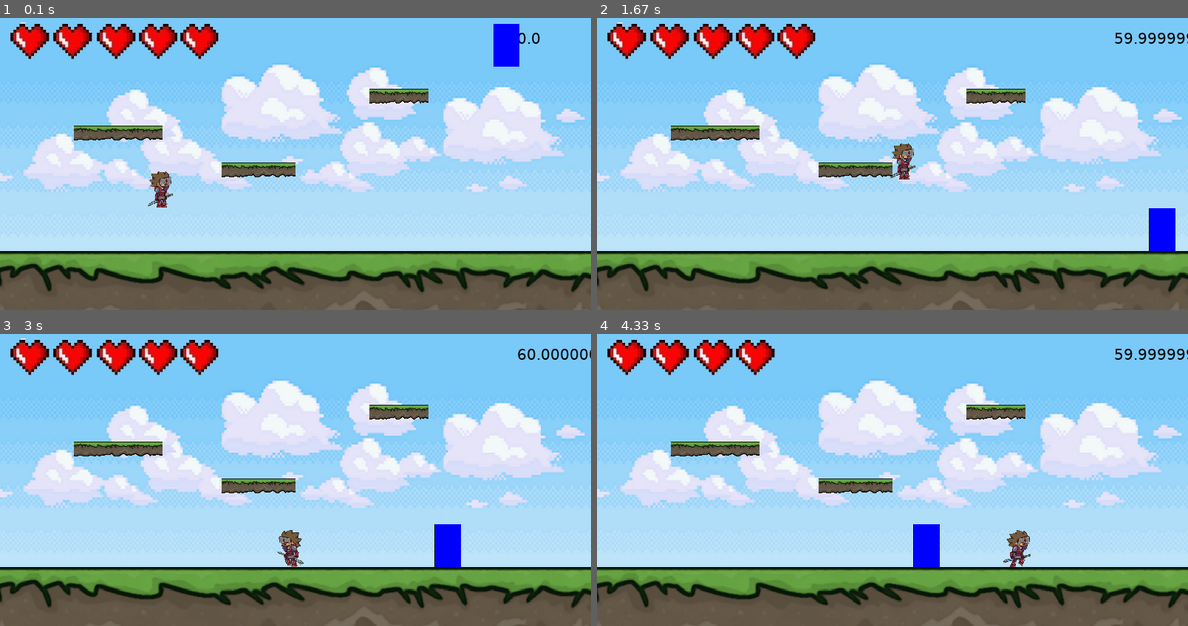
Above: before the commit, frames 1-4 (two rows, left to right).
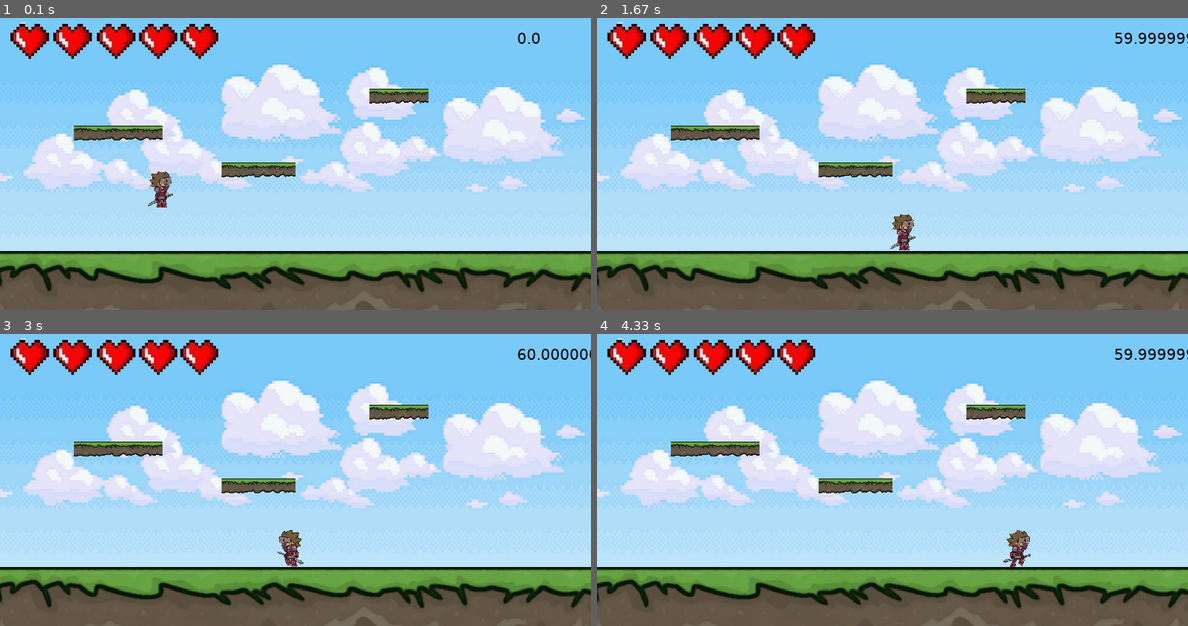
Above: after the commit, the same moments.

Repository: taekoJH/pygame_project
Game: pygame game, started from Game.py
Same seed, same stepped clock (60 frames per second), same inputs: the game is played once before the commit and once after it.
Inputs:
- Up to frame 1 (0.1 s): no input
- Up to frame 2 (1.67 s): hold Enter 0.33-0.8 s; hold Right 0.33-0.8 s; tap Space at 0.83 s; hold Right 1.17-1.63 s
- Up to frame 3 (3 s): hold Right 1.67-2.13 s; hold Left 2.17-2.7 s; hold Left from 2.73 s (still down)
- Up to frame 4 (4.33 s): release Left at 3.13 s; hold Q 3.17-3.8 s; hold Right 3.17-3.8 s; hold Right from 3.83 s (still down)

The runs differ from the first frame. In frame 1, 0.6% of the frame differs, in the area x 83-88%, y 2-17%; in frame 2, 1.3%, in the area x 49-98%, y 42-80%; in frame 3, 0.7%; in frame 4, 1.2%.

Commit message:
Items/Optimizing/Bugfixing

Diff:
--- a/Enemy.py
+++ b/Enemy.py
@@ -1,5 +1,7 @@
 import pygame
 import random
+import numpy
+from Item import Item
 
 vec = pygame.math.Vector2
 
@@ -60,6 +62,15 @@
             # Hit by the Player
             self.kill()
 
+            random_chance = numpy.random.uniform(1, 100)
+
+            if random_chance >= 1 and random_chance <= 10:
+                item = Item(self.pos.x, self.pos.y, 0, "Images/coin.png")
+                itemGroup.add(item)
+            elif random_chance >= 11 and random_chance <= 20:
+                item = Item(self.pos.x, self.pos.y, 1, "Images/heart1.png")
+                itemGroup.add(item)
+
     def update(self, group, player):
         self.move()
         self.collision(group)
--- a/Game.py
+++ b/Game.py
@@ -27,7 +27,6 @@
 ground = Ground(900, 120, -20, 320, "Images/Ground.png")
 player = Player(200, 200)
 player.load_animations()
-E1 = Enemy()
 UI = UserInterface()
 
 ground2 = Ground(100, 20, 300, 200, "Images/Ground.png")
@@ -35,13 +34,17 @@
 ground4 = Ground(80, 20, 500, 100, "Images/Ground.png")
 
 EnemyGroup = pygame.sprite.Group()
-EnemyGroup.add(E1)
+
 
 GroundGroup = pygame.sprite.Group()
 GroundGroup.add(ground)
 GroundGroup.add(ground2)
 GroundGroup.add(ground3)
 GroundGroup.add(ground4)
+
+Items = pygame.sprite.Group()
+
+enemy_generation = pygame.USEREVENT + 2
 
 while True:
 
@@ -63,6 +66,14 @@
             if event.key == K_RETURN:
                 player.attacking = True
                 player.attack()
+            if event.key == K_q:
+                pygame.time.set_timer(enemy_generation, 2000)
+            if event.key == K_w:
+                pygame.time.set_timer(enemy_generation, 0)
+
+        if event.type == KEYUP:
+            if event.key == K_SPACE:
+                player.jump_cancel()
 
 
     # Update Functions
@@ -78,12 +89,16 @@
     player.render(display)
     UI.render(display)
 
-    for enemy in EnemyGroup:
-        enemy.render(display)
+    for item in Items:
+        item.render(display)
+        item.update(player)
 
     for grounds in GroundGroup:
         grounds.render(display)
 
+    for enemy in EnemyGroup:
+        enemy.render(display)
+
 
     pygame.display.update()
     CLOCK.tick(FPS)
--- a/HealthBar.py
+++ b/HealthBar.py
@@ -1,4 +1,14 @@
 import pygame
+
+
+
+health_animations = [pygame.image.load("Images/heart0.png"),
+                     pygame.image.load("Images/heart.png"),
+                     pygame.image.load("Images/heart2.png"),
+                     pygame.image.load("Images/heart3.png"),
+                     pygame.image.load("Images/heart4.png"),
+                     pygame.image.load("Images/heart5.png")]
+
 
 
 vec = pygame.math.Vector2
@@ -7,11 +17,11 @@
 class HealthBar(pygame.sprite.Sprite):
     def __init__(self, x, y):
         super().__init__()
-        self.load_animations()
 
         self.health = 5
-        self.image = self.health_animations[self.health]
+
         self.pos = vec(x, y)
+        self.image = health_animations[self.health]
 
     def render(self, display):
         display.blit(self.image, self.pos)
@@ -20,19 +30,10 @@
         self.health -= damage
         if self.health < 0: self.health = 0
 
-        self.image = self.health_animations[self.health]
+        self.image = health_animations[self.health]
 
     def Heal(self, heal):
         self.health += damage
         if self.health > 5: self.health = 5
 
         self.image = self.health_animations[self.health]
-
-    def load_animations(self):
-
-        self.health_animations = [pygame.image.load("Images/heart0.png").convert_alpha(),
-                             pygame.image.load("Images/heart.png").convert_alpha(),
-                             pygame.image.load("Images/heart2.png").convert_alpha(),
-                             pygame.image.load("Images/heart3.png").convert_alpha(),
-                             pygame.image.load("Images/heart4.png").convert_alpha(),
-                             pygame.image.load("Images/heart5.png").convert_alpha()]
--- /dev/null
+++ b/Item.py
@@ -0,0 +1,35 @@
+import pygame
+
+
+vec = pygame.math.Vector2
+
+class Item(pygame.sprite.Sprite):
+    def __init__(self, x, y, itemtype, name):
+        super().__init__()
+
+        self.ID = itemtype
+        self.image = pygame.image.load(name).convert_alpha()
+        self.rect = self.image.get_rect()
+        self.pos = vec(x, y)
+        self.rect.topleft = self.pos
+
+    def update(self, player):
+
+        hits = self.rect.colliderect(player.rect)
+
+        if hits:
+            if self.ID == 0:
+                pass
+            elif self.ID == 1:
+                player.healthBar.Heal(1)
+
+            self.kill()
+
+
+    def render(self, display):
+        display.blit(self.image, self.pos)
+
+
+
+# ID -> 0 -> Coin
+# ID -> 1 -> Health
--- a/Player.py
+++ b/Player.py
@@ -56,8 +56,8 @@
         self.pos += self.vel + 0.5 * self.acc
 
         if self.pos.x > 800:
-            self.pos.x = -40
-        elif self.pos.x < -40:
+            self.pos.x = 0
+        elif self.pos.x < -30:
             self.pos.x = 800
 
         self.rect.topleft = self.pos
@@ -103,7 +103,7 @@
                 self.image = self.attack_animation_left[self.attack_frame]
 
             self.attack_counter += 1
-            if self.attack_counter >= 2:
+            if self.attack_counter >= 3:
                 self.attack_frame += 1
                 self.attack_counter = 0
 
@@ -138,6 +138,11 @@
         if self.jumping == False:
             self.jumping = True
             self.vel.y = -12
+
+    def jump_cancel(self):
+        if self.jumping:
+            if self.vel.y < -3:
+                self.vel.y = -3
 
 
     def render(self, display):
